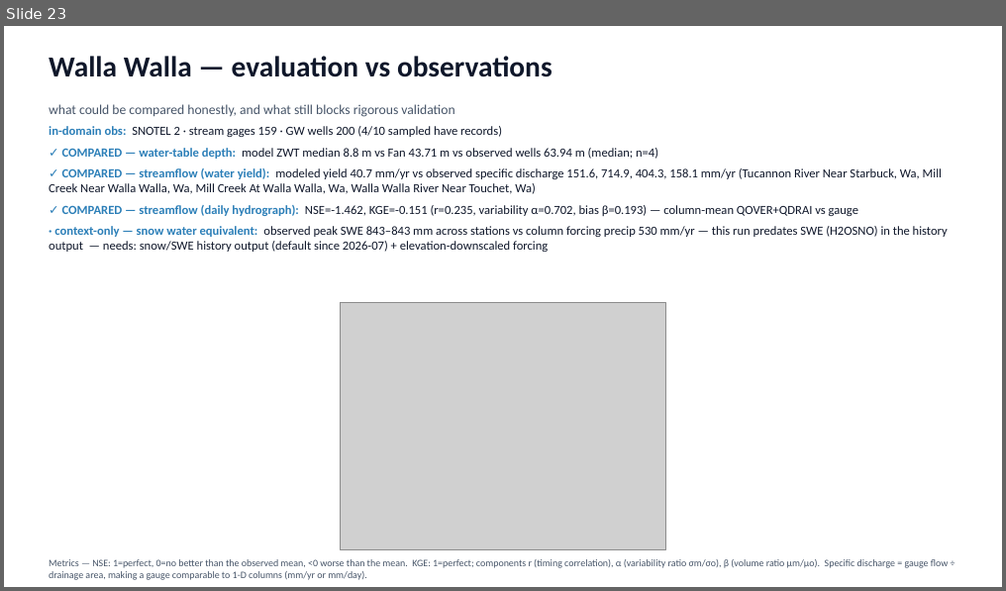
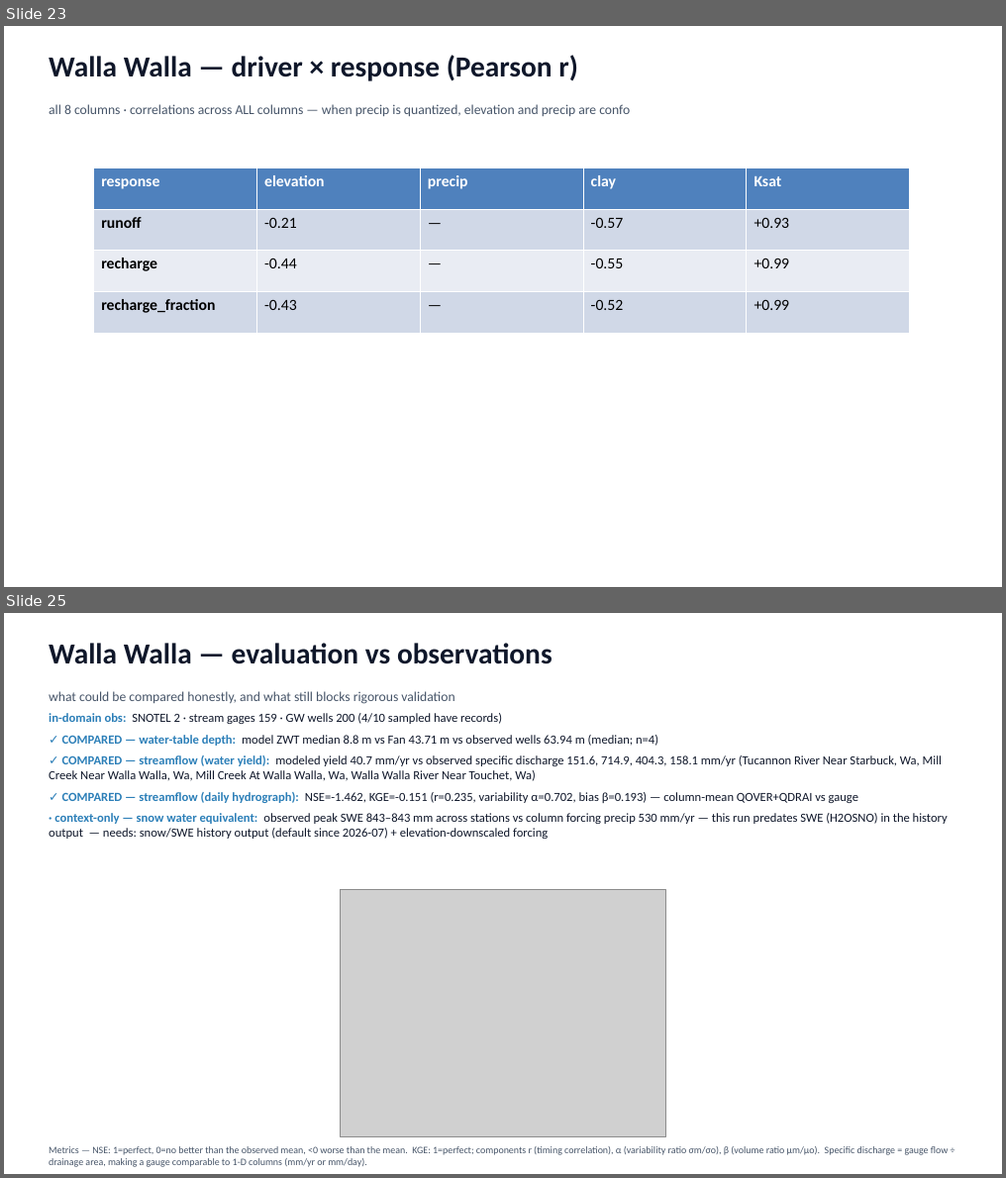
Before and after one commit to hoangtv1899/multi-agent-framework, a slide deck: docs/slides/story_20260704.pptx. Shown one above the other, each under a label of ours: slide 23 before the commit, slides 23 and 25 after it; the slides between them are not shown. The pictures are 1006x591 and 1006x1178 pixels, drawn with LibreOffice and Linux fonts; fonts in the diff are those of the drawing; grey boxes stand for pictures. Boxes give left, top, right and bottom in pixels: in the first picture for what was removed or moved away, otherwise in the second. Text is boxed around its words. In the diff, an @@ line names an element or a change of style, - is before the commit and + after.

```diff
--- a/docs/slides/story_20260704.pptx
+++ b/docs/slides/story_20260704.pptx
@@ slide 23 added at (x1=4, y1=26, x2=1002, y2=587), background #FFFFFF @@
@@ text added at (x1=49, y1=55, x2=578, y2=81), 28 pt, text #0F172A, bold @@
+Walla Walla — driver × response (Pearson r)
@@ text added at (x1=49, y1=104, x2=630, y2=116), 13 pt, text #475569 @@
+all 8 columns · correlations across ALL columns — when precip is quantized, elevation and precip are confo
@@ table added at (x1=94, y1=169, x2=910, y2=333), 4 rows, 5 columns @@
+response | elevation | precip | clay | Ksat
+runoff | -0.21 | — | -0.57 | +0.93
+recharge | -0.44 | — | -0.55 | +0.99
+recharge_fraction | -0.43 | — | -0.52 | +0.99
@@ what was slide 23 is now slide 25 @@
```
Also in this commit, not shown: 5 slides changed, 1 other slide added, 1 other file.
